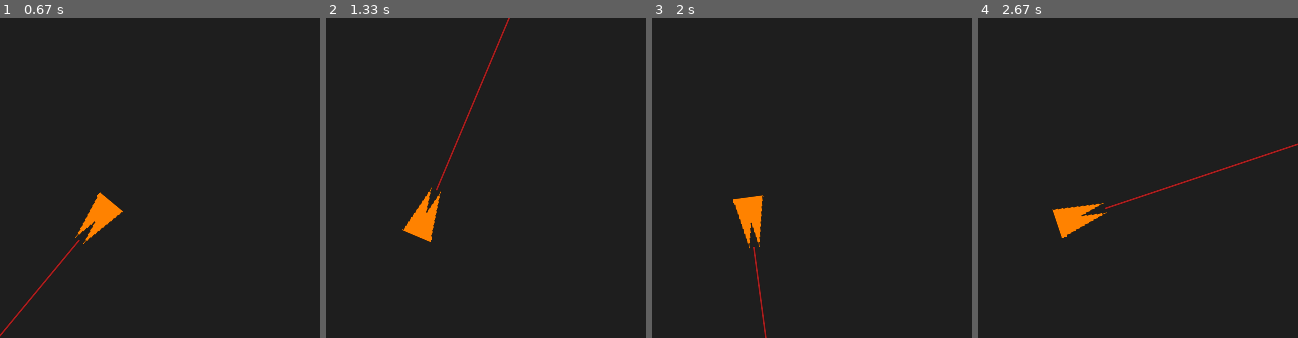
Above: before the commit, frames 1-4 (left to right).
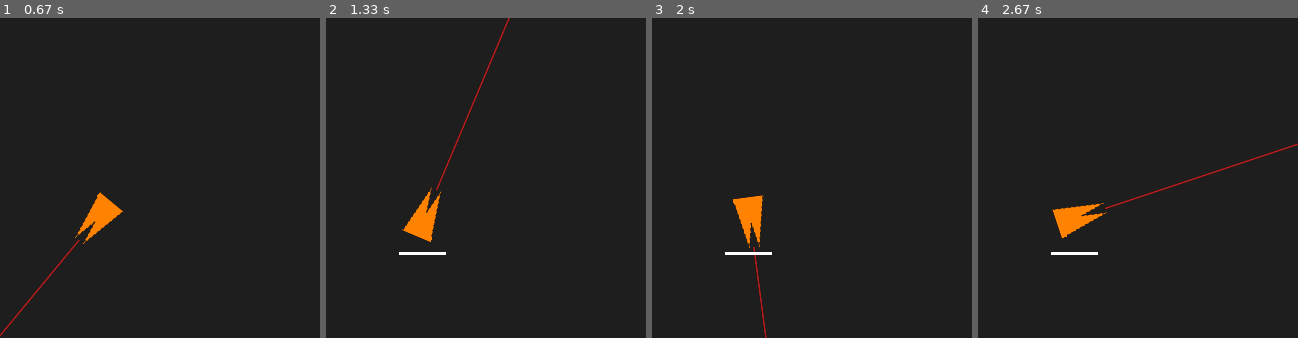
Above: after the commit, the same moments.

Repository: LoR-Cheesed/Python-coder
Game: pygame game, started from Asteroid Tower Defense/Game_Code.py
The game is run twice, just before and just after one commit, with the same random seed, the same clock (stepped at 60 frames per second) and the same inputs.
Inputs (mouse positions are % of the whole screen's width and height, from its top left):
- Up to frame 1 (0.67 s): click (46, 55) at 0.38 s
- Up to frame 2 (1.33 s): click (26, 51) at 0.72 s; click (65, 15) at 1.05 s
- Up to frame 3 (2 s): click (52, 16) at 1.38 s; click (51, 61) at 1.72 s
- Up to frame 4 (2.67 s): click (76, 66) at 2.05 s; click (76, 41) at 2.38 s
The pictures show only the part of the screen within x 35-85%, y 19-69%; the shares and areas given below are measured in that part.

Frame 1 is identical in both runs. In frame 2, 0.1% of the frame differs, in the area x 22-38%, y 73-75%; in frame 3, 0.1%; in frame 4, 0.1%.

Commit message:
we be changin
woohoo

Diff:
--- a/Asteroid Tower Defense/Game_Code.py
+++ b/Asteroid Tower Defense/Game_Code.py
@@ -10,6 +10,10 @@
 import math
 import random
 from pygame.math import Vector2
+
+pg.init()
+pg.font.init()
+screen = pg.display.set_mode((640, 640))
 
 # Colors for the game
 basic_color = (70, 70, 255)
@@ -17,6 +21,10 @@
 demo_color = (255, 130, 0)
 summon_color = (70, 255, 70)
 black = (255, 255, 255)
+
+# images for the game
+heart = pg.image.load('heart.png').convert_alpha()
+heart_rect = heart.get_rect()
 
 # important out-of-function variables
 stats = []
@@ -39,8 +47,7 @@
         self.pos = Vector2(pos)
 
     def update(self):
-        # Subtract pos vector from mouse pos to get the base,
-        # normalize vector and multiply by the desired speed
+        # Subtract pos vector from mouse pos to get the base, then normalize the vector.
         self.vel = (pg.mouse.get_pos() - self.pos).normalize()
         # Rotate the image
         radius, angle = self.vel.as_polar()
@@ -271,11 +278,24 @@
             if mouse_buttons[0] == True:
                 set_class = "summoner"
 
+# adds a cooldown bar for the bullets
+def cooldown():
+    current_time = pg.time.get_ticks()
+    reload_time = stats[1]
+    time_between = 0
+    time_between = current_time - last_shot
+    cooldown_base_length = 50
+    time_var = cooldown_base_length / reload_time
+    cooldown_length = time_between * time_var
+    if  0 < cooldown_length <= 50:
+        bar_rect = pg.Rect(295, 355, cooldown_length, 3)
+        bar = pg.draw.rect(screen, pg.Color("white"), bar_rect, width=0)
+
 # puts the bullet and its position in a list, used for fire_bullet to work
 def list_bullet():
     global bullets, last_shot
-    current_time = pg.time.get_ticks()
     if stats.__len__ != 0:
+        current_time = pg.time.get_ticks()
         reload_time = stats[1]
         time_between = 0
         time_between = current_time - last_shot
@@ -298,6 +318,7 @@
 
 # The main loop, holding (most) all the functions made.
 def main():
+    global current_time
     # some important things that will break the game if they dont exist
     clock = pg.time.Clock()
     all_sprites = pg.sprite.Group()
@@ -322,22 +343,16 @@
             all_sprites.update()
             screen.fill((30, 30, 30))
             all_sprites.draw(screen)
+            cooldown()
         # shoots the bullet, makes the clock, and makes the screen seeable
         if len(stats) != 0:
             fire_bullet()
         pg.display.flip()
         clock.tick(30)
 
-# the place where everything is initiated
-if __name__ == '__main__':
-    screen = pg.display.set_mode((640, 640))
-    # any images (and their rects) go between ^^^ and pg.init here
-    heart = pg.image.load('heart.png').convert_alpha()
-    heart_rect = heart.get_rect()
-    pg.init()
-    pg.font.init()
-    main()
-    pg.quit()
+# the main loop
+main()
+pg.quit()
 
 """
 TO-DO LIST:
Binary file changed: Asteroid Tower Defense/heart.png
